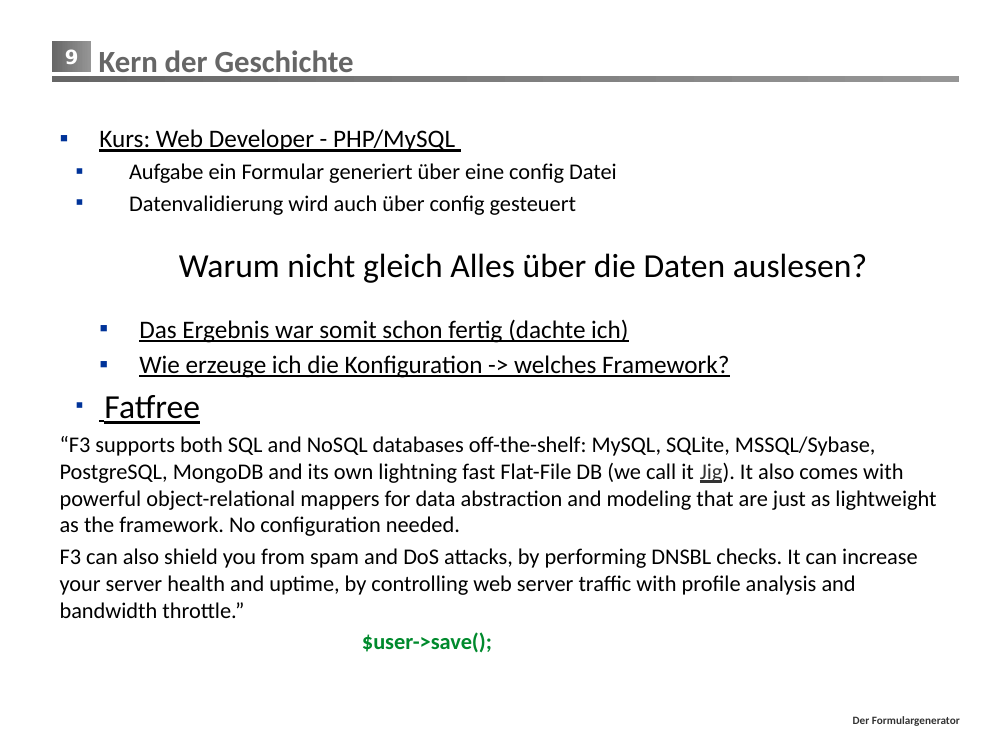
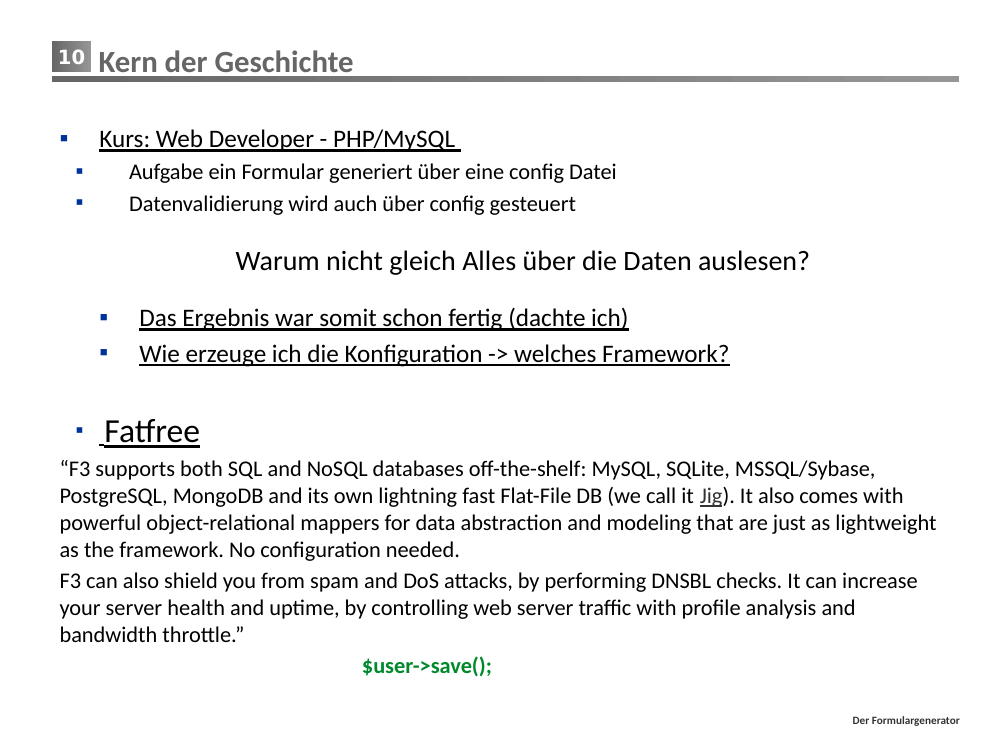
Before and after one commit to mrmorden74/formgen, a slide deck: slide 10 of Präsentation/FormGen.pptx (slide 9 before the commit). Drawn at 1008x756 pixels with LibreOffice and Linux fonts; fonts in the diff are those of the drawing; background and template pictures are left out. Boxes give left, top, right and bottom in pixels: in the first picture for what was removed or moved away, otherwise in the second. Text is boxed around its words. In the diff, an @@ line names an element or a change of style, - is before the commit and + after.

```diff
--- a/Präsentation/FormGen.pptx
+++ b/Präsentation/FormGen.pptx
@@ page number at (x1=58, y1=49, x2=85, y2=64): text changed @@
-9
+10
@@ text at (x1=236, y1=250, x2=810, y2=275): size 24 to 20 pt in "Warum nicht gleich Alles über die Daten ..." @@
```
Also in this commit, not shown: 5 other slides changed, 13 slides added, 1 slide removed, 4 other files.
